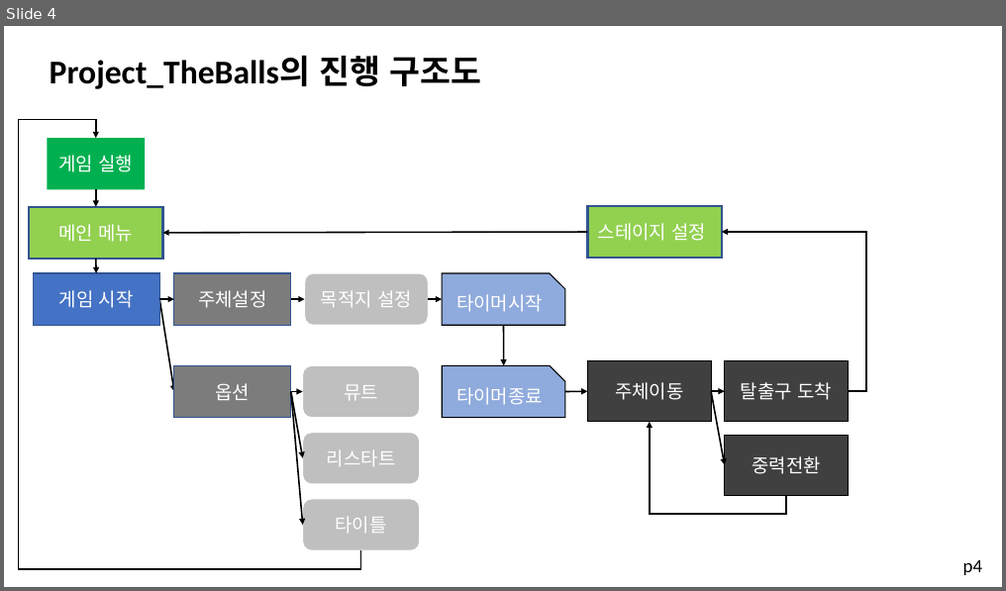
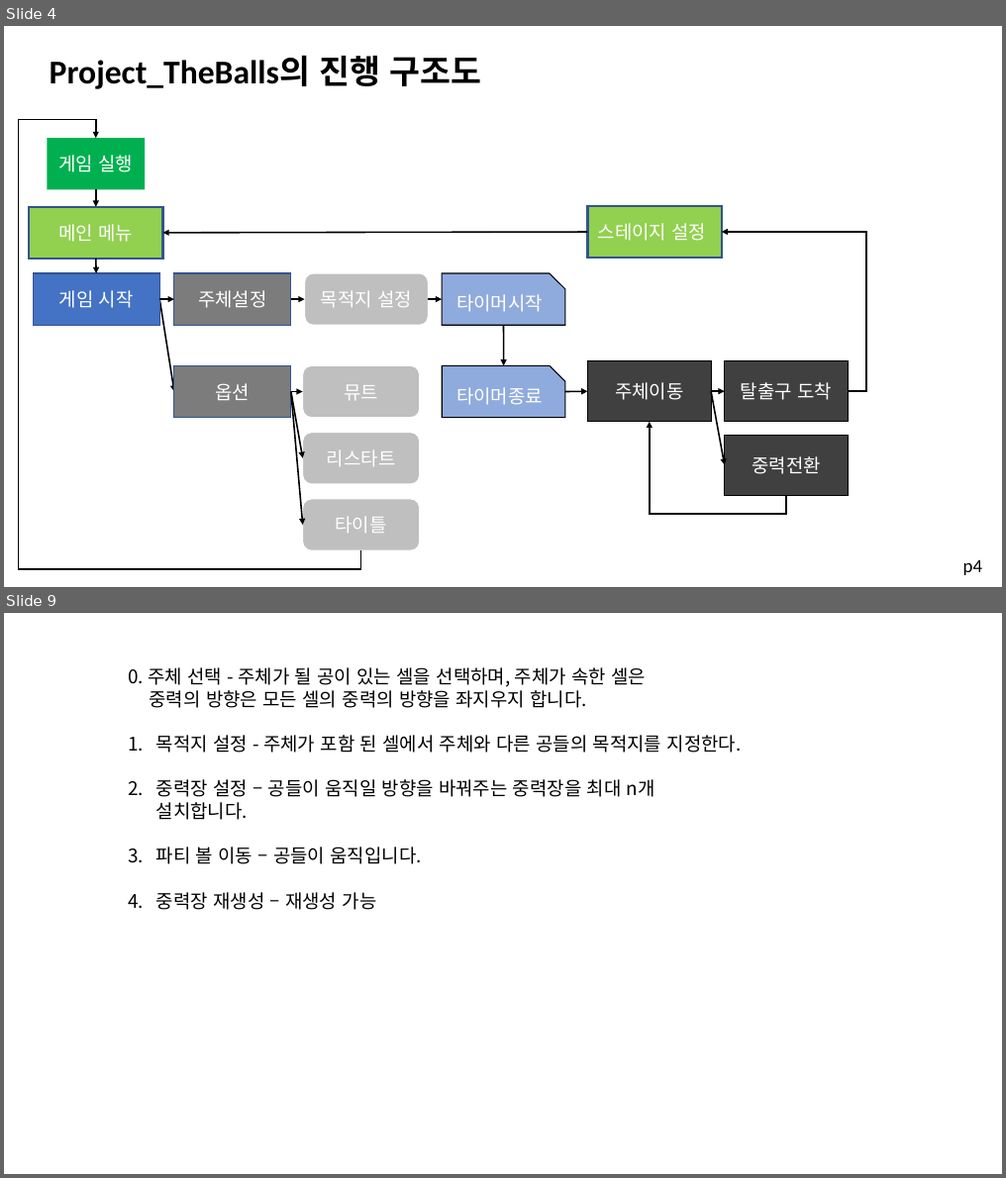
Before and after one commit to kjpark102312/Jagu_Agis, a slide deck: Documents/PartyBall/Project_TheBalls.pptx. Shown one above the other, each under a label of ours: slide 4 before the commit, slides 4 and 9 after it; the slides between them are not shown. The pictures are 1006x591 and 1006x1178 pixels, drawn with LibreOffice and Linux fonts; fonts in the diff are those of the drawing. Boxes give left, top, right and bottom in pixels: in the first picture for what was removed or moved away, otherwise in the second. Text is boxed around its words. In the diff, an @@ line names an element or a change of style, - is before the commit and + after.

```diff
--- a/Documents/PartyBall/Project_TheBalls.pptx
+++ b/Documents/PartyBall/Project_TheBalls.pptx
@@ slide 9 added at (4,613,1002,1174), background #FFFFFF @@
@@ text added at (128,667,742,910), 18 pt, text #000000 @@
+0. 주체 선택 - 주체가 될 공이 있는 셀을 선택하며, 주체가 속한 셀은
+중력의 방향은 모든 셀의 중력의 방향을 좌지우지 합니다.
+1. 목적지 설정 - 주체가 포함 된 셀에서 주체와 다른 공들의 목적지를 지정한다.
+2. 중력장 설정 – 공들이 움직일 방향을 바꿔주는 중력장을 최대 n개 설치합니다.
+3. 파티 볼 이동 – 공들이 움직입니다.
+4. 중력장 재생성 – 재생성 가능
```
Also in this commit, not shown: 3 slides changed, 4 other slides added, 1 slide removed, 3 other files.
